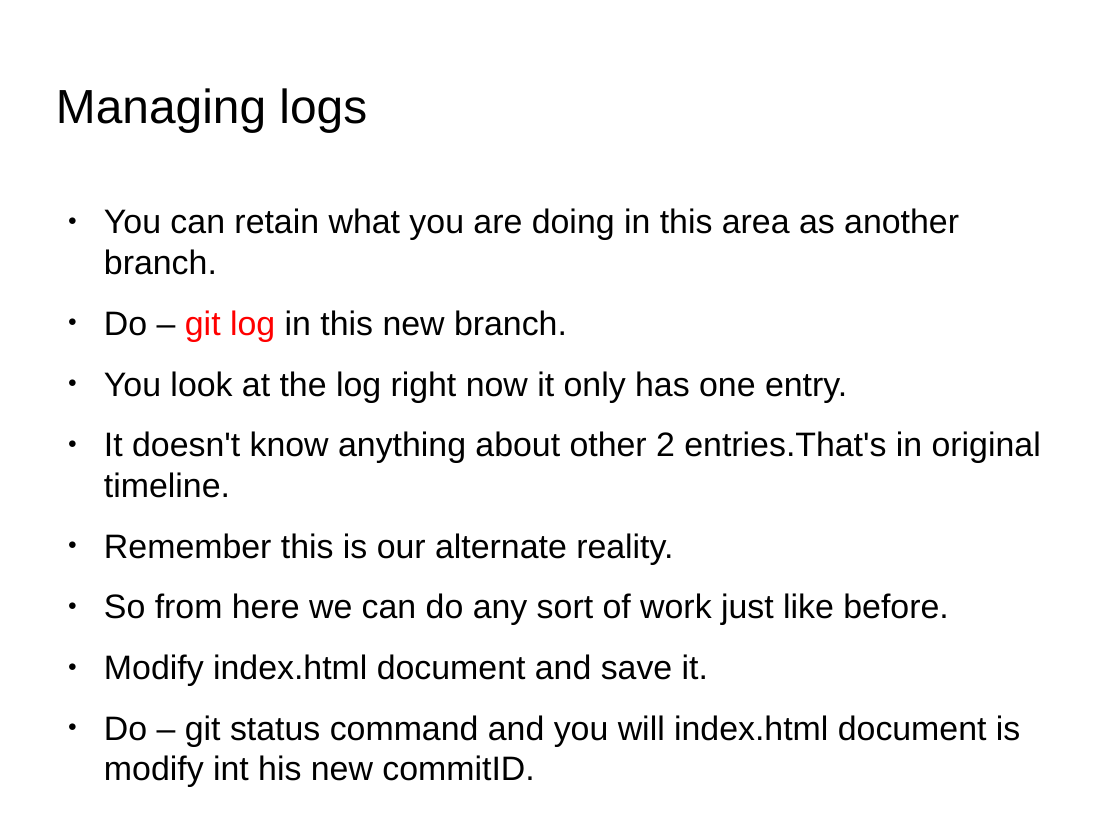
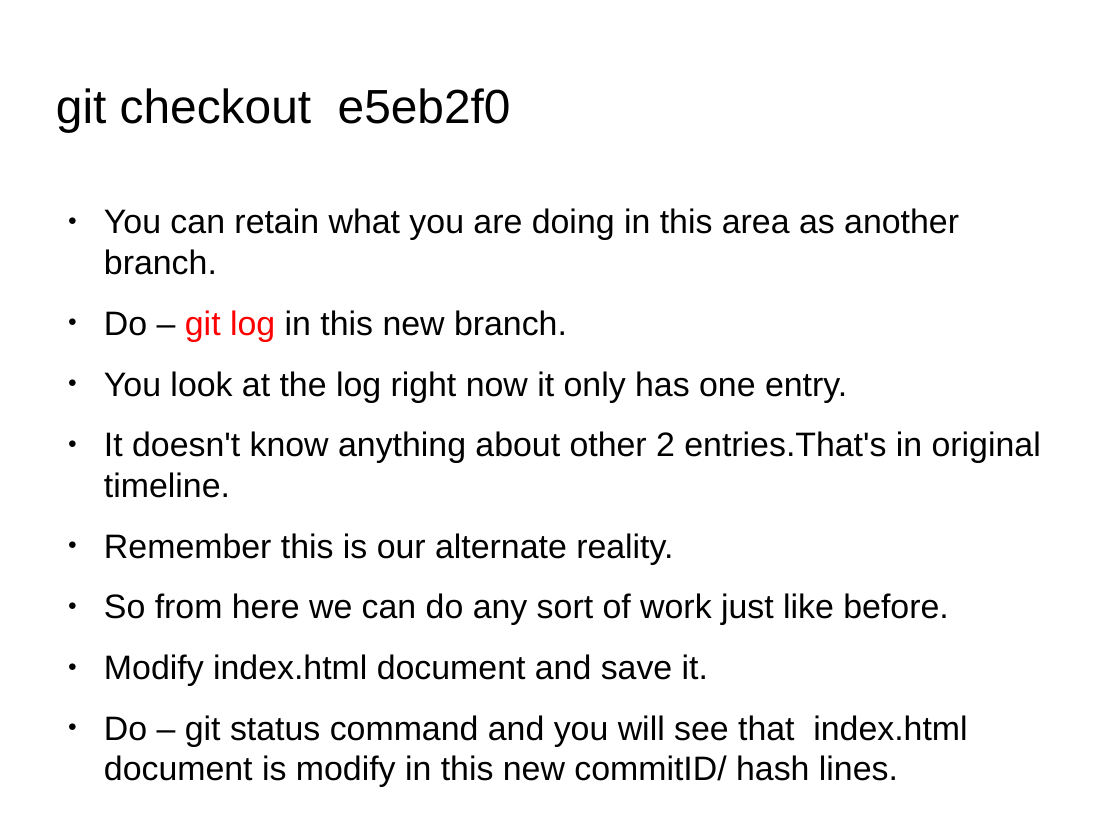
Before and after one commit to anumsh/Learning-Git-and-Github, a slide deck: slide 37 of git_and_GitHub.odp. Drawn at 1120x840 pixels with LibreOffice and Linux fonts; fonts in the diff are those of the drawing; background and template pictures are left out. Boxes give left, top, right and bottom in pixels: in the first picture for what was removed or moved away, otherwise in the second. Text is boxed around its words. In the diff, an @@ line names an element or a change of style, - is before the commit and + after.

Commit message:
edit: recorrect the spelling and heading of slide

```diff
--- a/git_and_GitHub.odp
+++ b/git_and_GitHub.odp
@@ title at [56, 88, 511, 132]: text changed @@
-Managing logs
+git checkout e5eb2f0
@@ text at [104, 715, 967, 787]: text changed @@
-● Do – git status command and you will index.html document is modify int his new commitID.
+● Do – git status command and you will see that index.html document is modify in this new commitID/ hash lines.
```
Also in this commit, not shown: 4 other slides changed, 1 slide added, 1 slide removed.
